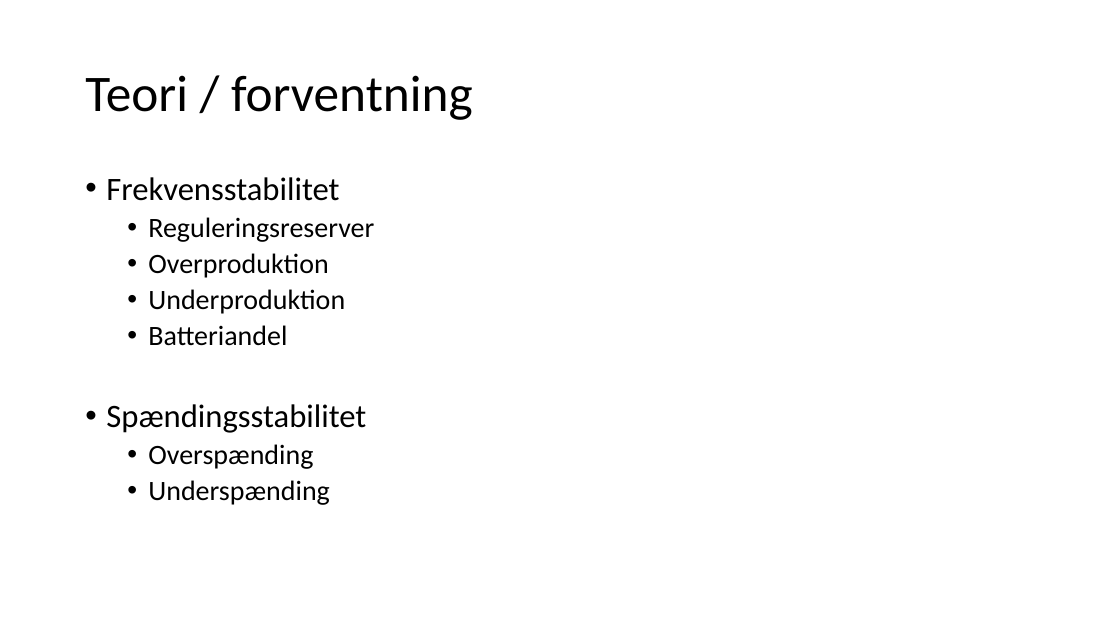
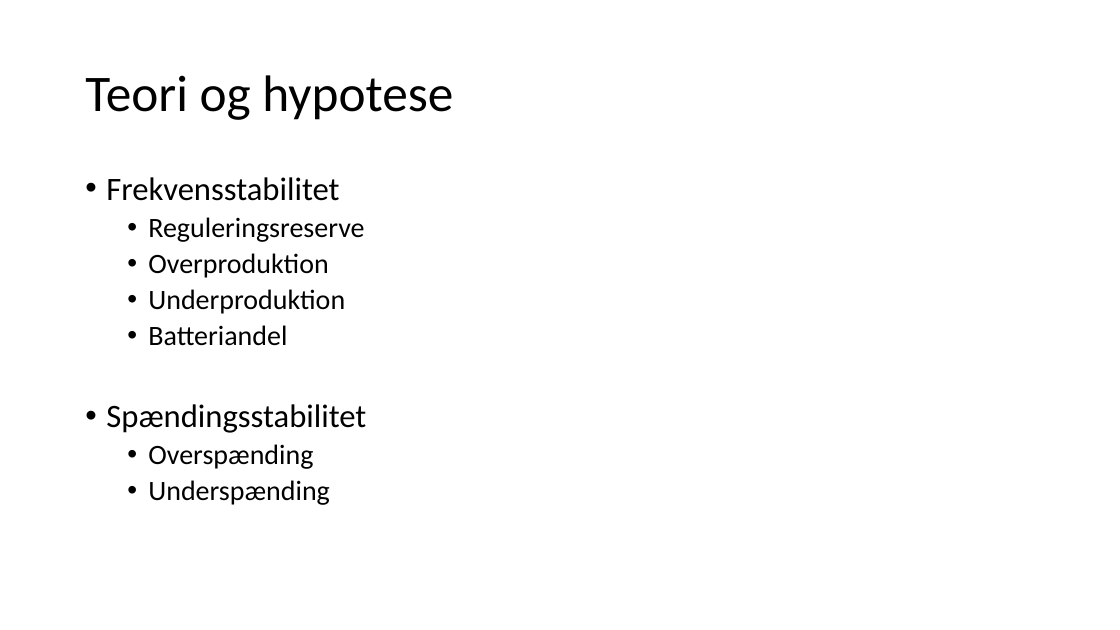
Before and after one commit to LauridsGJ/Energy-System-Stability, a slide deck: slide 3 of Præsentation.pptx. Drawn at 1120x630 pixels with LibreOffice and Linux fonts; fonts in the diff are those of the drawing. Boxes give left, top, right and bottom in pixels: in the first picture for what was removed or moved away, otherwise in the second. Text is boxed around its words. In the diff, an @@ line names an element or a change of style, - is before the commit and + after.

```diff
--- a/Præsentation.pptx
+++ b/Præsentation.pptx
@@ title at (85,75,453,120): text changed @@
-Teori / forventning
+Teori og hypotese
@@ text at (148,217,364,242): text changed @@
-  • Reguleringsreserver
+  • Reguleringsreserve
```
Also in this commit, not shown: 3 other slides changed.
